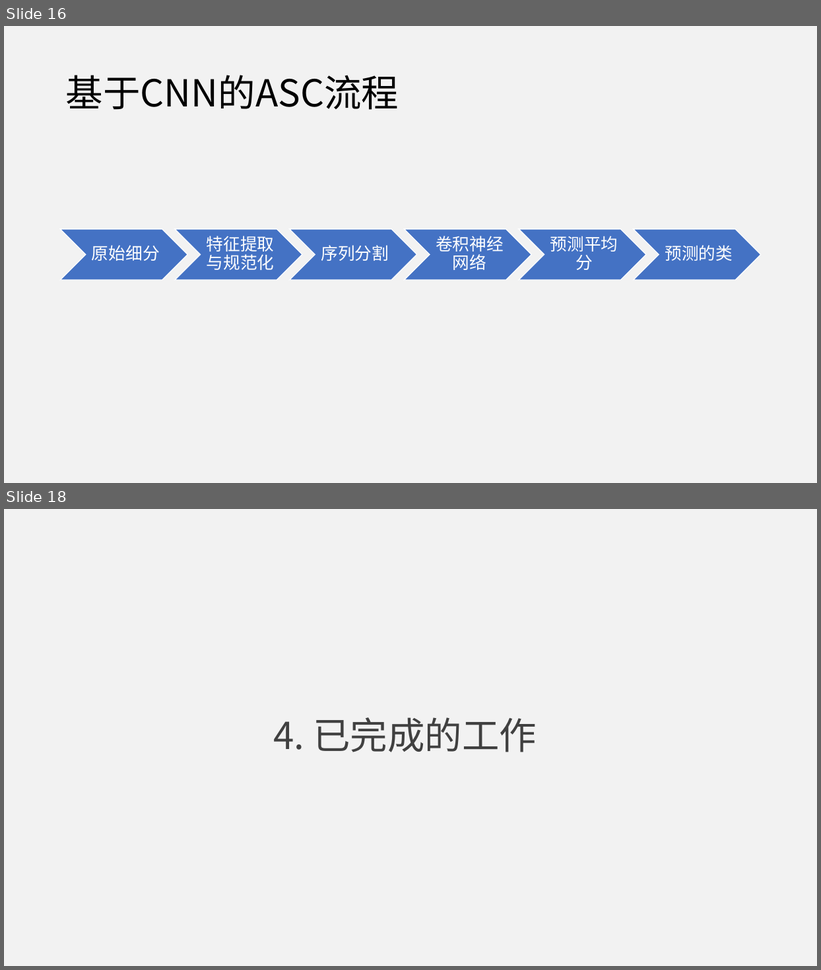
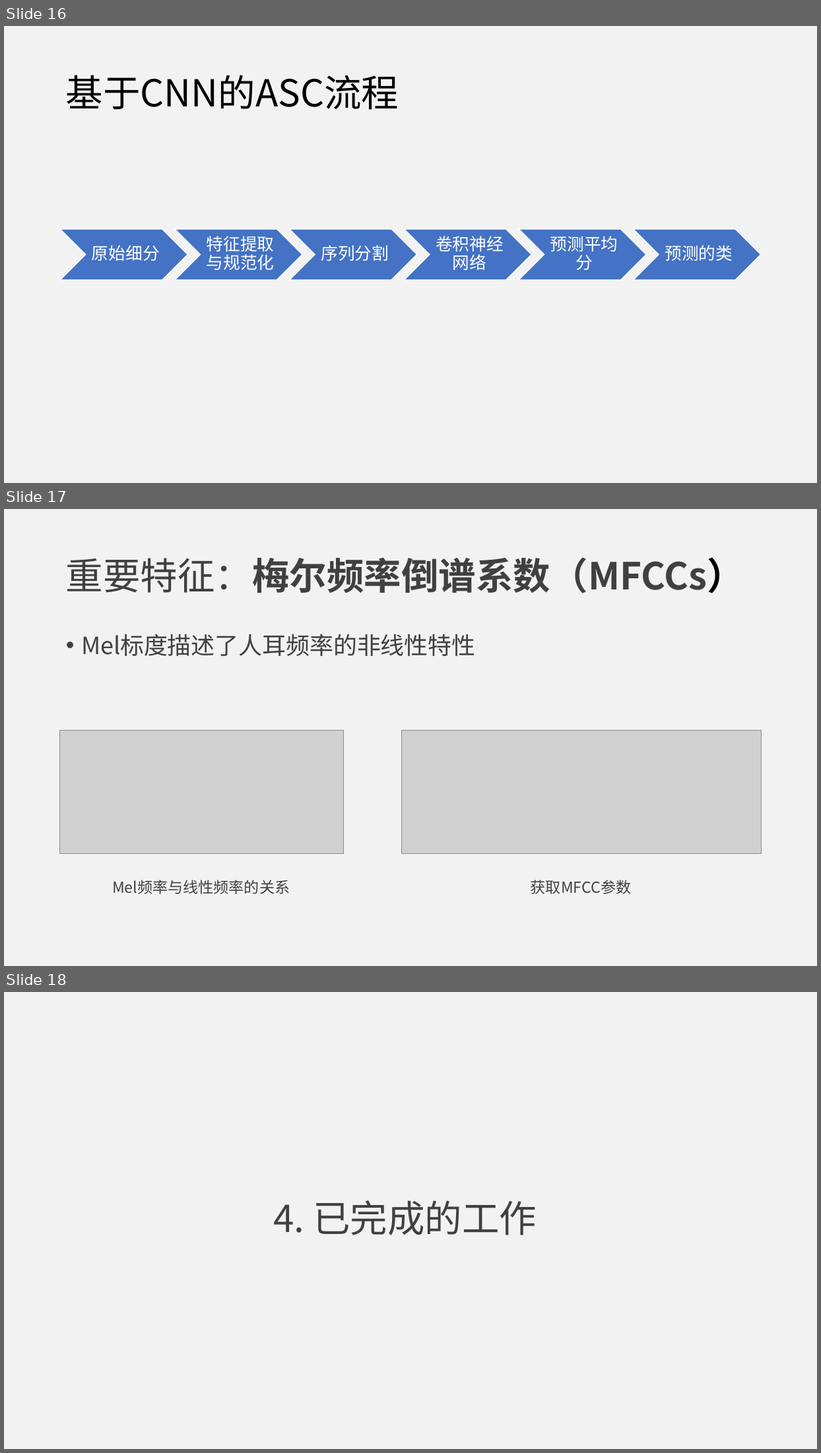
Before and after one commit to jumper3/paper, a slide deck: 开题报告/答辩.pptx. Shown one above the other, each under a label of ours: slides 16 and 18 before the commit, slides 16, 17 and 18 after it; the slides between them are not shown. The pictures are 821x970 and 821x1453 pixels, drawn with LibreOffice and Linux fonts; fonts in the diff are those of the drawing; grey boxes stand for pictures. Boxes give left, top, right and bottom in pixels: in the first picture for what was removed or moved away, otherwise in the second. Text is boxed around its words. In the diff, an @@ line names an element or a change of style, - is before the commit and + after.

```diff
--- a/开题报告/答辩.pptx
+++ b/开题报告/答辩.pptx
@@ slide 17 added at box(4, 509, 817, 966), background #F2F2F2 @@
@@ title added at box(66, 557, 745, 593), 44 pt, text #404040, bold @@
+重要特征：梅尔频率倒谱系数（MFCCs）
@@ text added at box(81, 634, 476, 656), 28 pt, text #404040 @@
+• Mel标度描述了人耳频率的非线性特性
@@ picture added at box(60, 730, 345, 854) @@
@@ picture added at box(402, 730, 762, 854) @@
@@ text added at box(112, 880, 290, 894), 18 pt, text #404040 @@
+Mel频率与线性频率的关系
@@ text added at box(531, 880, 631, 894), 18 pt, text #404040 @@
+获取MFCC参数
```
Also in this commit, not shown: 8 slides changed, 3 other slides added, 3 slides removed, 2 other files.
